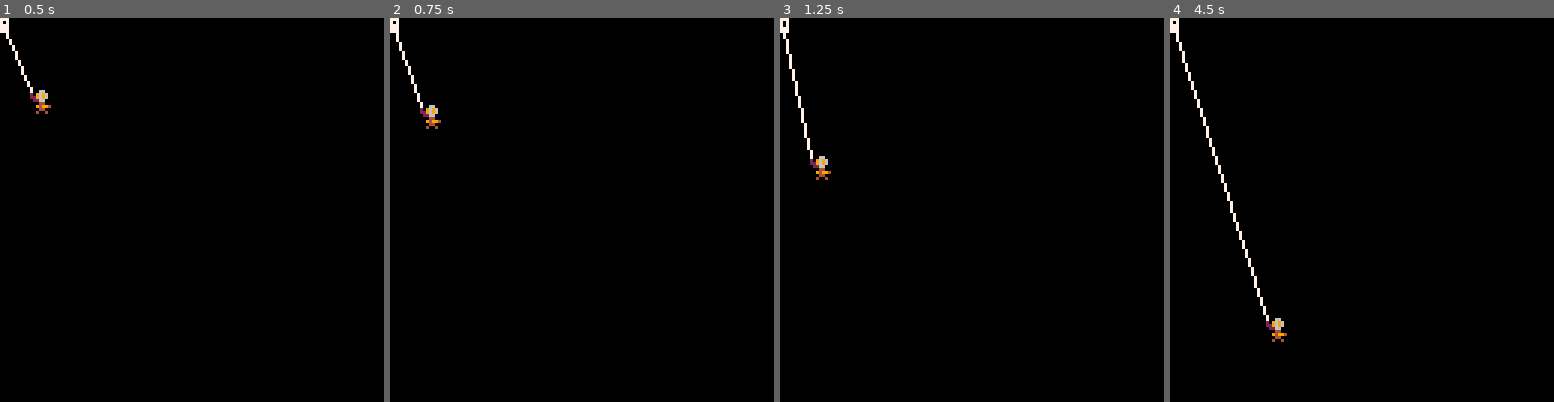
Above: before the commit, frames 1-4 (left to right).
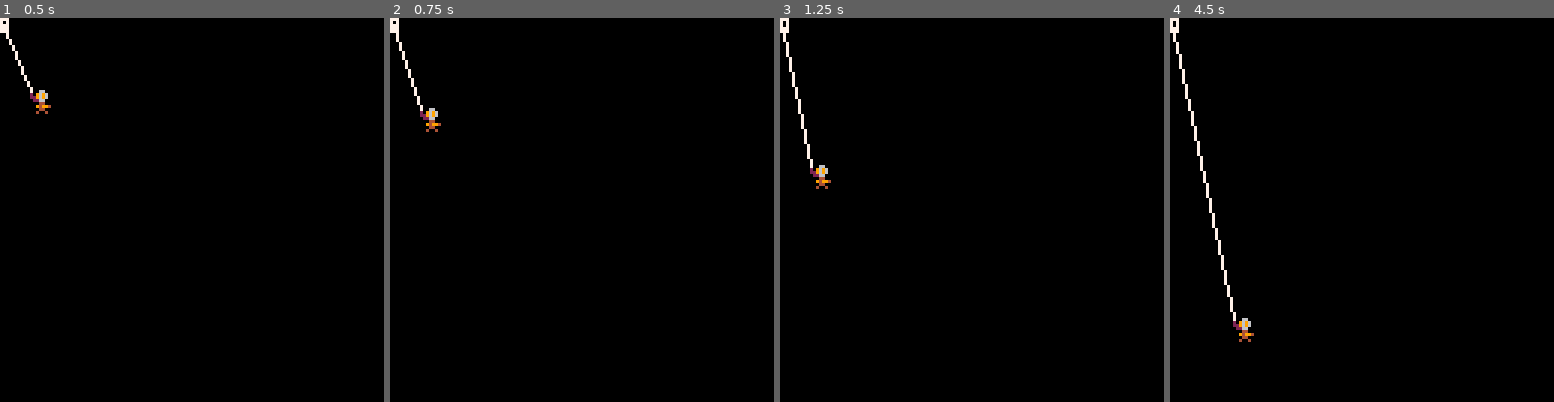
Above: after the commit, the same moments.

Repository: thoughtlesslabs/dive
Game: PICO-8 cartridge dive.p8
Same seed, same stepped clock (60 frames per second), same inputs: the game is played once before the commit and once after it.
Inputs:
- Up to frame 1 (0.5 s): no input
- Up to frame 2 (0.75 s): no input
- Up to frame 3 (1.25 s): no input
- Up to frame 4 (4.5 s): hold Right 1.6-2.1 s; hold Up 2.15-2.42 s; hold Right 2.47-3.03 s; hold Left 3.08-3.58 s; hold Down 3.63-3.97 s; hold Right from 4.02 s (still down)

Frame 1 is identical in both runs. In frame 2, 0.2% of the frame differs, in the area x 3-14%, y 12-30%; in frame 3, 0.4%; in frame 4, 1.5%, in the area x 0-31%, y 1-85%.

Commit message:
Added small rope adjustments

Diff:
--- a/dive.p8
+++ b/dive.p8
@@ -7,8 +7,9 @@
 function _init()
 	make_player()
 	make_hose()
-	gravity = 0.009
+	gravity = 0.01
 	friction = 1.01
+	cooldown = 10
 	debug = ""
 end
 
@@ -44,10 +45,15 @@
 -- updatefunctions
 
 function move_player()
+	if cooldown <= 0 then
 	if btn(0) then	p.dx = -0.5 end
 	if btn(1) then	p.dx = 0.5 end
 	if btn(2) then	p.dy = -0.5 end
 	if btn(3) then	p.dy = 0.5	end
+	cooldown = 10
+	end
+
+	cooldown -= 1
 
 
 	p.dy = p.dy+gravity
